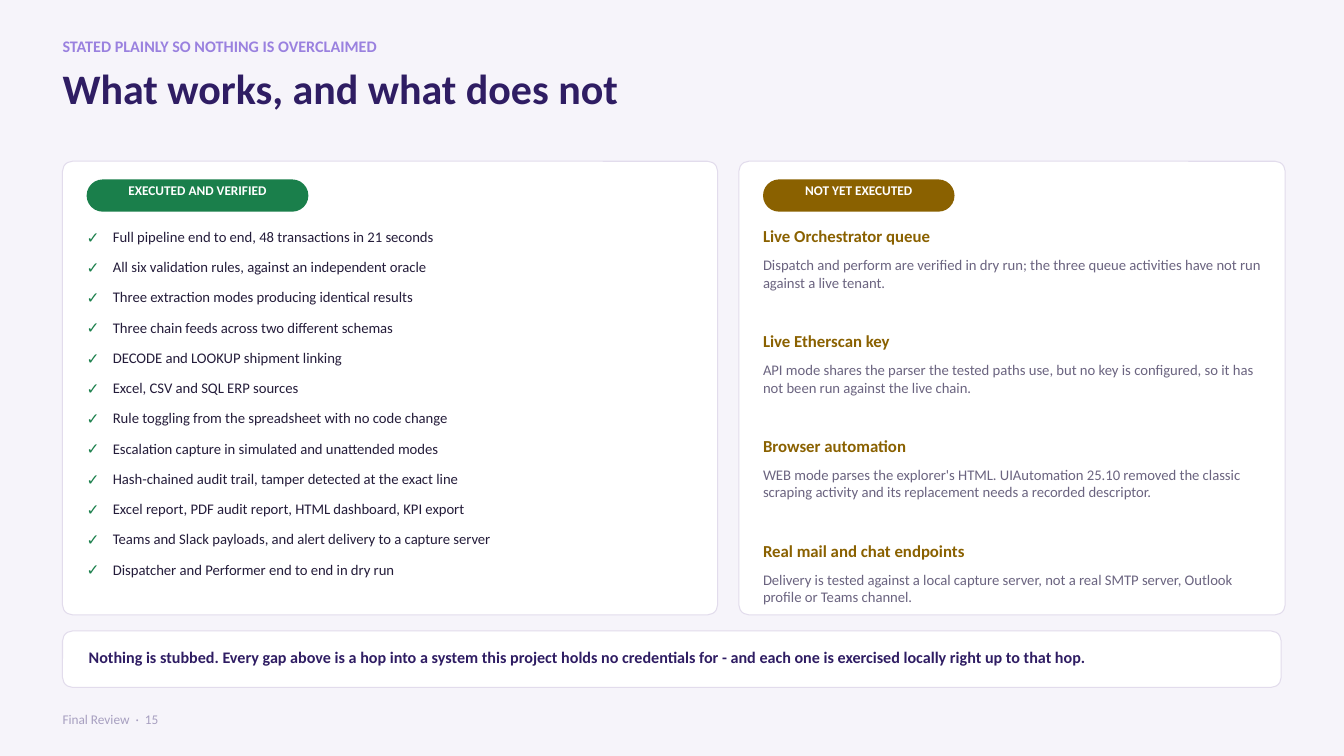
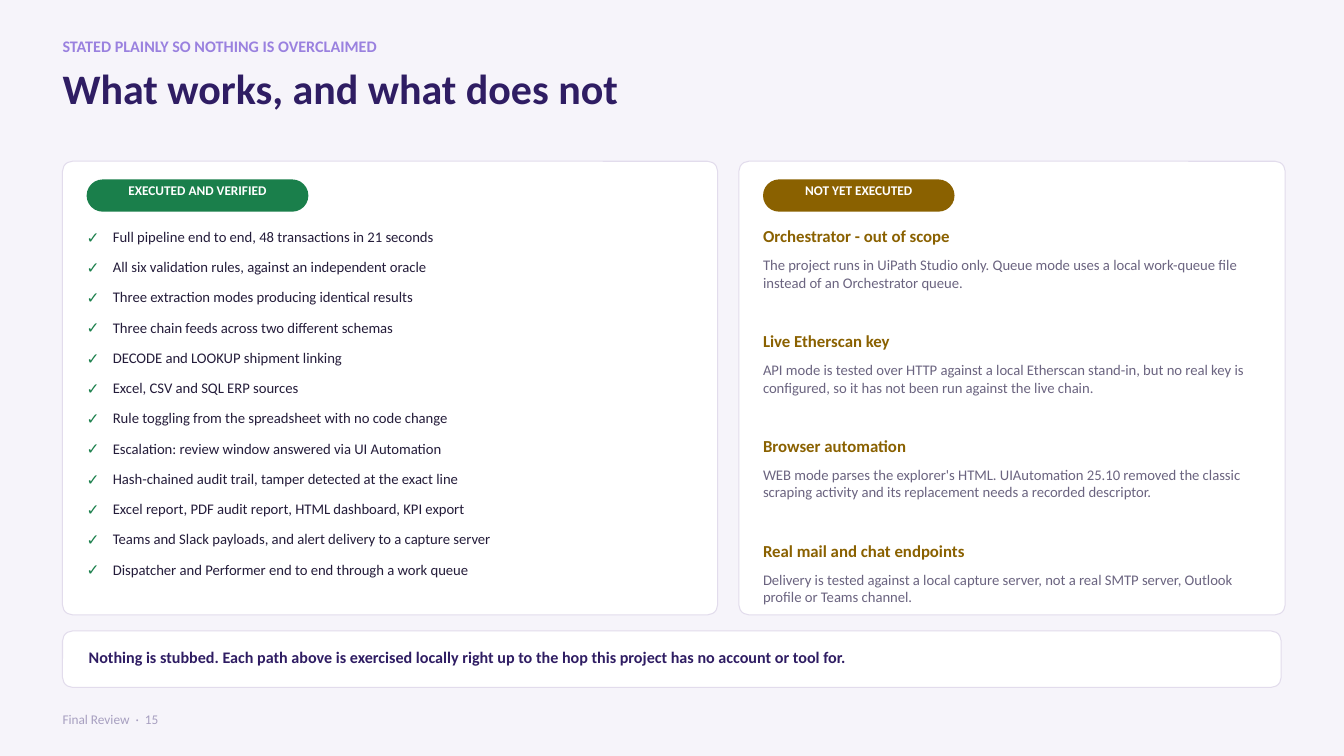
Before and after one commit to AdithyaSM31/UiPath-Blockchain-Transaction-Validation, a slide deck: slide 15 of RPA Project Final Review.pptx. Drawn at 1344x756 pixels with LibreOffice and Linux fonts; fonts in the diff are those of the drawing. Boxes give left, top, right and bottom in pixels: in the first picture for what was removed or moved away, otherwise in the second. Text is boxed around its words. In the diff, an @@ line names an element or a change of style, - is before the commit and + after.

```diff
--- a/RPA Project Final Review.pptx
+++ b/RPA Project Final Review.pptx
@@ text at (x1=763, y1=230, x2=950, y2=245): text changed @@
-Live Orchestrator queue
+Orchestrator - out of scope
@@ text at (x1=763, y1=260, x2=1236, y2=291): text changed @@
-Dispatch and perform are verified in dry run; the three queue activities have not run against a live tenant.
+The project runs in UiPath Studio only. Queue mode uses a local work-queue file instead of an Orchestrator queue.
@@ text at (x1=763, y1=365, x2=1244, y2=396): text changed @@
-API mode shares the parser the tested paths use, but no key is configured, so it has not been run against the live chain.
+API mode is tested over HTTP against a local Etherscan stand-in, but no real key is configured, so it has not been run against the live chain.
@@ text at (x1=113, y1=444, x2=442, y2=454): text changed @@
-Escalation capture in simulated and unattended modes
+Escalation: review window answered via UI Automation
@@ text at (x1=113, y1=564, x2=469, y2=578): text changed @@
-Dispatcher and Performer end to end in dry run
+Dispatcher and Performer end to end through a work queue
@@ text at (x1=89, y1=651, x2=845, y2=666): text changed @@
-Nothing is stubbed. Every gap above is a hop into a system this project holds no credentials for - and each one is exercised locally right up to that hop.
+Nothing is stubbed. Each path above is exercised locally right up to the hop this project has no account or tool for.
```
Also in this commit, not shown: 5 other slides changed, 12 other files.
